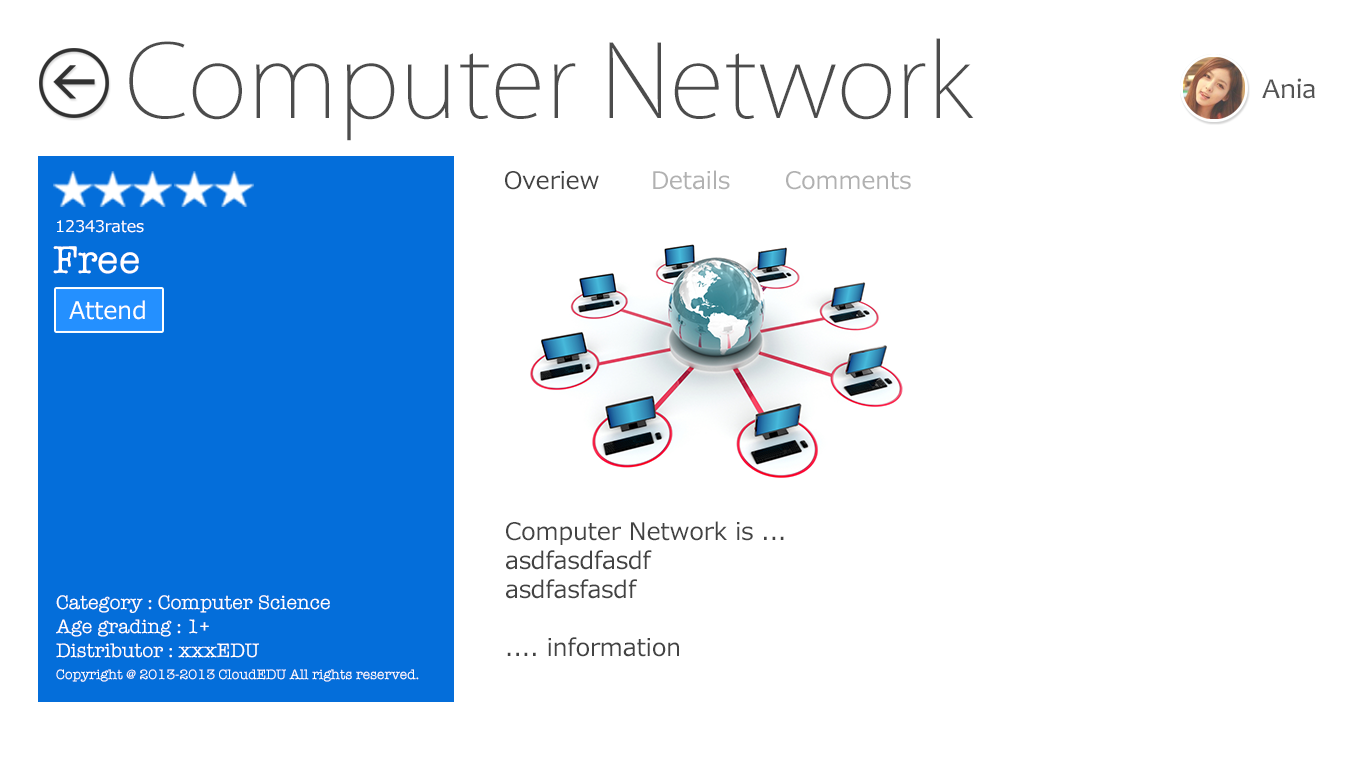
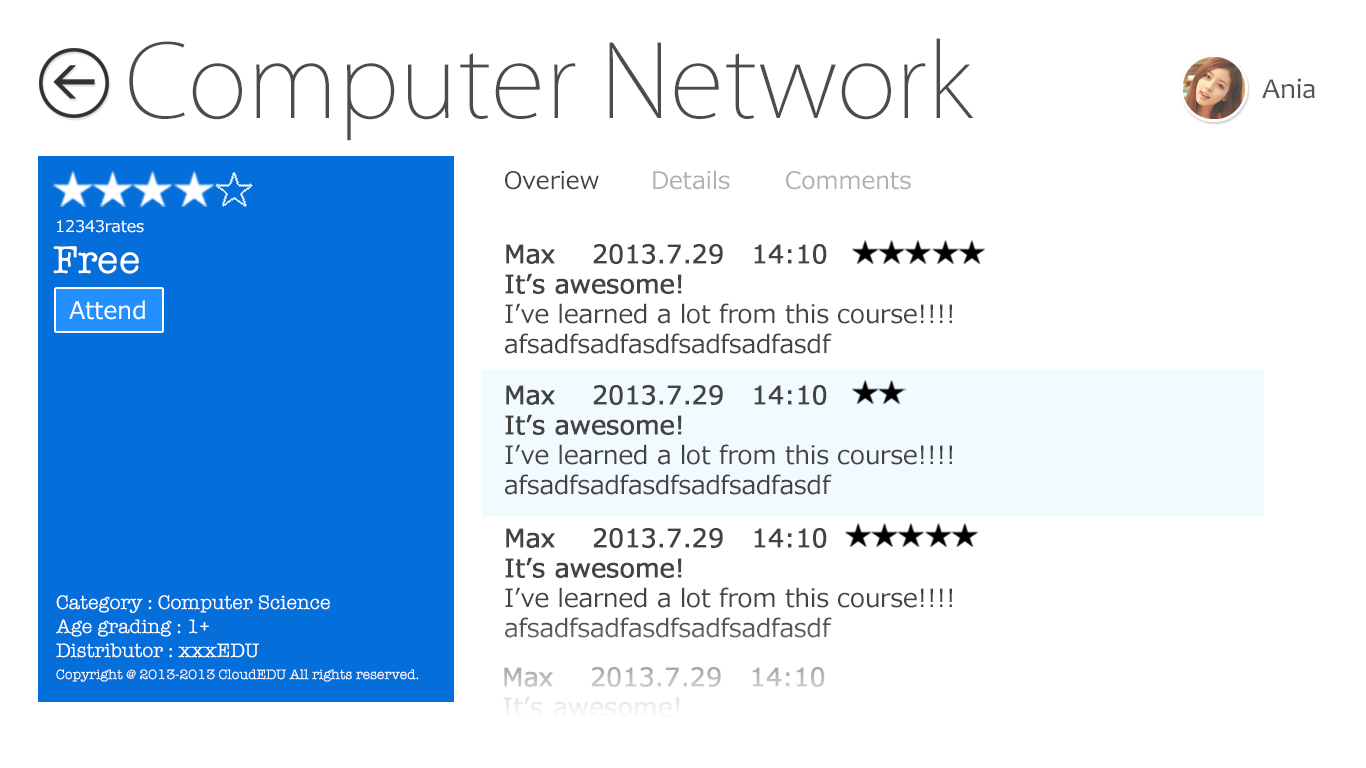
Layer changes from the first 1366px x 768px image to the second:
added layer "图层 10" in group "stars" over (215, 172, 253, 207)
hid "05-star_37717_lg 拷贝 5" (1st of 4, in "stars") over (214, 171, 254, 207)
added group "组 1" with 25 layers above "details" over (482, 240, 1264, 717)
added group "stars 拷贝 3" with 5 layers in group "组 1" over (845, 523, 978, 547)
added layer "05-star_37717_lg 拷贝 4" (2nd of 4, in "组 1" › "stars 拷贝 3") in group "stars 拷贝 3" over (925, 523, 952, 547)
added layer "05-star_37717_lg 拷贝 2" (2nd of 4, in "组 1" › "stars 拷贝 3") in group "stars 拷贝 3" over (871, 523, 898, 547)
added group "stars 拷贝 2" with 5 layers in group "组 1" over (852, 380, 985, 404)
added layer "05-star_37717_lg 拷贝 4" (3rd of 4, in "组 1" › "stars 拷贝 2") in group "stars 拷贝 2" over (932, 380, 959, 404)
added group "stars 拷贝" with 5 layers in group "组 1" over (852, 240, 985, 264)
added layer "Max 2013.7.29 14:10 It’s awesome! I’ve learned a lot from 拷贝 2" in group "组 1" over (505, 528, 952, 638)
added layer "Max 2013.7.29 14:10 It’s awesome! I’ve learned a lot from 拷贝" in group "组 1" over (505, 385, 952, 495)
added layer "Max 2013.7.29 14:10 It’s awesome! I’ve learned a lot from 拷贝 3" in group "组 1" over (503, 667, 825, 717)
added layer "Max 2013.7.29 14:10 It’s awesome! I’ve learned a lot from" in group "组 1" over (505, 244, 952, 354)
added layer "矩形 1" (11%) in group "组 1" over (482, 370, 1264, 516)
added group "details" with 2 layers above "character" over (504, 240, 927, 583)
added group "overview" with 3 layers above "图层 7" over (505, 240, 1184, 657)
renamed "Computer Network is ... asdfasdfasdf asdfasfasdf .... informat" to "By 袁世金 this is a ..... course. the main purpose of this course", hid it, moved it into group "overview", painted on it over (505, 521, 978, 657)
hid "Computer-Networking", moved it into group "overview" over (525, 240, 911, 493)
…and 12 more changes (12 added)
